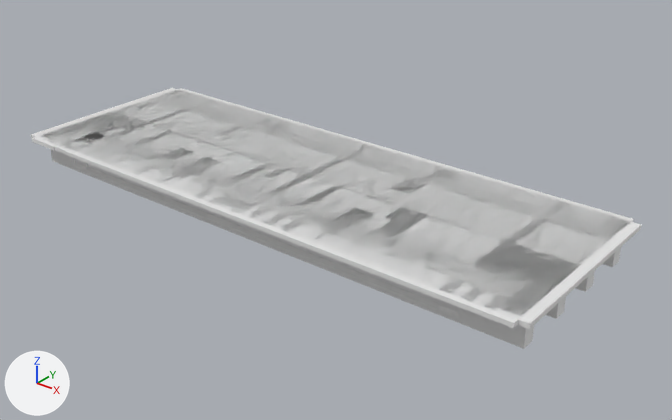
Renders of the OBJ model IFC/PSC/Darbhanga/Sup_Str/D_30_2L_OF_P/model.obj from each side of a commit.
Before and after are seen from a camera (50 mm lens) standing at (43.2, -28.3, 18.9) and looking at (16.7, 4.9, -1.7). The axes (+X, +Y, +Z) are drawn at lower left. The lights are the same throughout. The older version comes first. Where no turn or scale is listed for an object, it has been applied to the vertices. Vertices at exactly the same position are counted once.

The first picture shows 'model'.
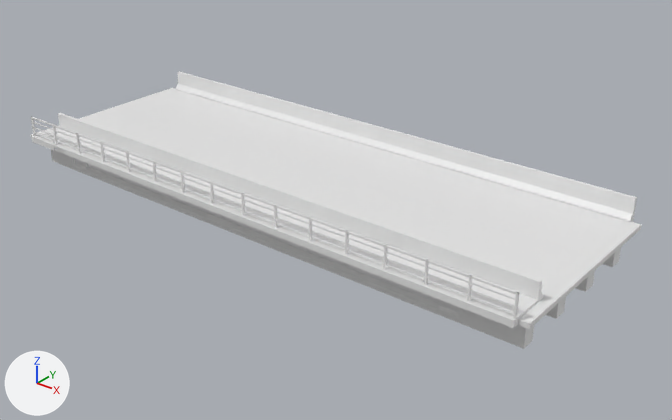
Changed parts and their boxes (x1, y1, x2, y2) in the pictures (672 x 420 px):
'model', reshaped (6% taller): before (31, 88, 641, 349); after (31, 71, 641, 349)
part 1 of me_model, added: after (53, 125, 58, 145)
part 2 of me_model, added: after (76, 133, 81, 153)
part 3 of me_model, added: after (100, 142, 105, 162)
part 4 of me_model, added: after (126, 151, 131, 172)
part 5 of me_model, added: after (153, 161, 157, 182)
part 6 of me_model, added: after (181, 171, 185, 193)
part 7 of me_model, added: after (210, 181, 215, 204)
part 8 of me_model, added: after (241, 193, 245, 216)
part 9 of me_model, added: after (274, 204, 278, 228)
part 10 of me_model, added: after (309, 217, 312, 241)
part 11 of me_model, added: after (345, 230, 349, 255)
part 12 of me_model, added: after (384, 244, 388, 270)
part 13 of me_model, added: after (424, 259, 429, 285)
part 14 of me_model, added: after (468, 275, 473, 301)
part 15 of me_model, added: after (514, 292, 520, 319)
part 16 of me_model, added: after (32, 117, 519, 295)
part 17 of me_model, added: after (34, 132, 514, 314)
part 18 of me_model, added: after (34, 127, 518, 308)
part 19 of me_model, added: after (33, 122, 515, 300)
part 20 of me_model, added: after (31, 71, 637, 323)

The edits, one by one:
me_model is used by ob_model.
me_model had 6544 vertices, 18756 faces and spanned x -0.5..30.5, y -1.2..9.9, z -1.7..0.0.
me_model now has 6738 vertices, 19052 faces and spans x -0.5..30.5, y -1.2..9.9, z -1.7..1.2.
me_model part 1: a new loose piece, a box spanning x 1.99..2.09, y -1.05..-0.95, z 0.1..1.2.
me_model part 2: a new loose piece, a box spanning x 3.99..4.09, y -1.05..-0.95, z 0.1..1.2.
me_model part 3: a new loose piece, a box spanning x 5.98..6.08, y -1.05..-0.95, z 0.1..1.2.
me_model part 4: a new loose piece, a box spanning x 7.973..8.073, y -1.05..-0.95, z 0.1..1.2.
me_model part 5: a new loose piece, a box spanning x 9.967..10.067, y -1.05..-0.95, z 0.1..1.2.
me_model part 6: a new loose piece, a box spanning x 11.96..12.06, y -1.05..-0.95, z 0.1..1.2.
me_model part 7: a new loose piece, a box spanning x 13.95..14.05, y -1.05..-0.95, z 0.1..1.2.
me_model part 8: a new loose piece, a box spanning x 15.95..16.05, y -1.05..-0.95, z 0.1..1.2.
me_model part 9: a new loose piece, a box spanning x 17.94..18.04, y -1.05..-0.95, z 0.1..1.2.
me_model part 10: a new loose piece, a box spanning x 19.93..20.03, y -1.05..-0.95, z 0.1..1.2.
me_model part 11: a new loose piece, a box spanning x 21.93..22.03, y -1.05..-0.95, z 0.1..1.2.
me_model part 12: a new loose piece, a box spanning x 23.92..24.02, y -1.05..-0.95, z 0.1..1.2.
me_model part 13: a new loose piece, a box spanning x 25.913..26.013, y -1.05..-0.95, z 0.1..1.2.
me_model part 14: a new loose piece, a box spanning x 27.907..28.007, y -1.05..-0.95, z 0.1..1.2.
me_model part 15: a new loose piece, a box spanning x 29.9..30.0, y -1.05..-0.95, z 0.1..1.2.
me_model part 16: a new loose piece, a box spanning x 0.0..30.0, y -1.04..-0.96, z 1.12..1.2.
me_model part 17: a new loose piece, a box spanning x 0.0..30.0, y -1.025..-0.975, z 0.275..0.325.
me_model part 18: a new loose piece, a box spanning x 0.0..30.0, y -1.025..-0.975, z 0.575..0.625.
me_model part 19: a new loose piece, a box spanning x 0.0..30.0, y -1.025..-0.975, z 0.875..0.925.
Part 20, on me_model:
17 vertices are added at x 0.0, y -1.2..9.9, z 0.0..1.1.
17 new vertices lie (30.0, 0.0, 0.0) away from vertices in x 0.0, y -1.2..9.9, z 0.0..1.1.
56 new faces join them.
Other edits to the shape of me_model do not show in these pictures.
